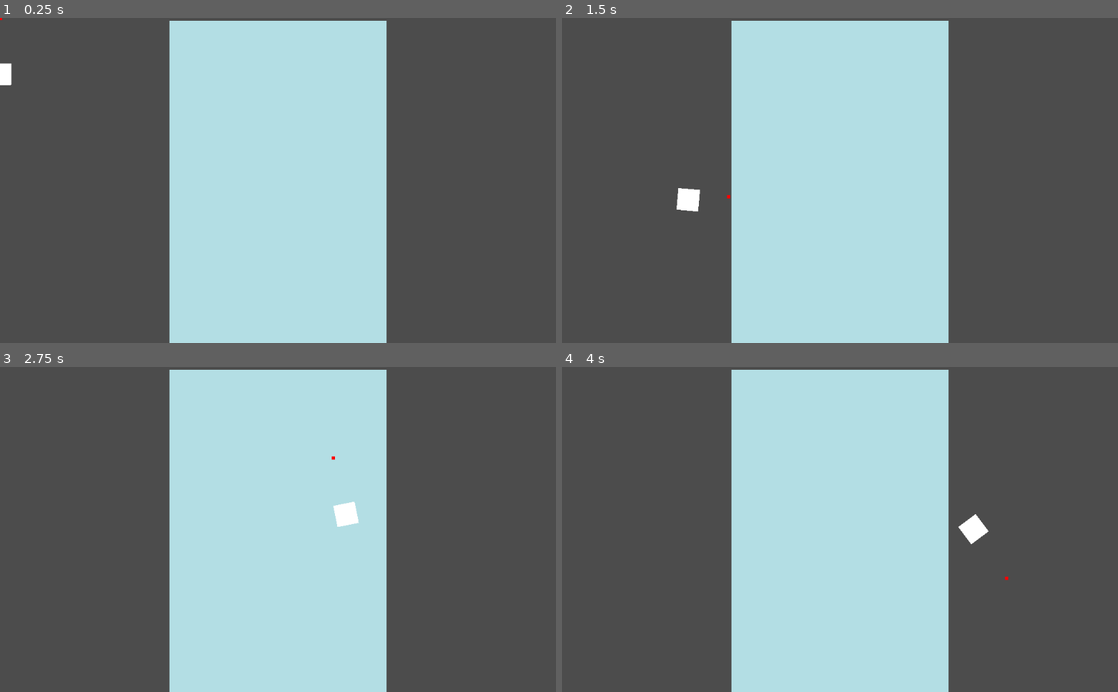
Above: before the commit, frames 1-4 (two rows, left to right).
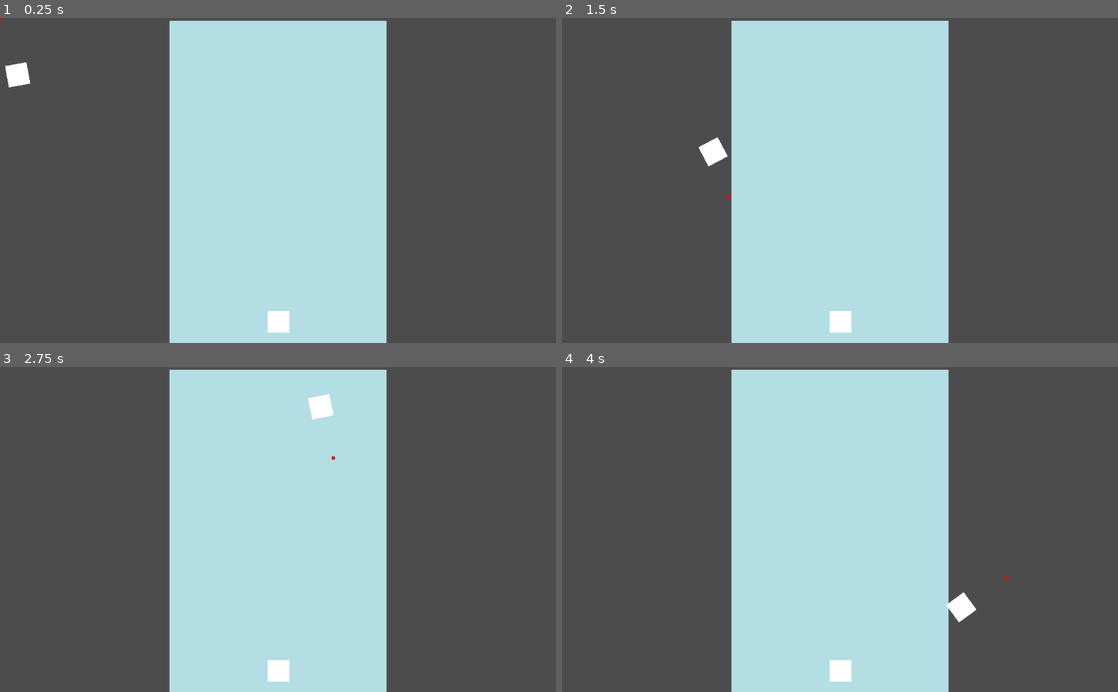
Above: after the commit, the same moments.

Repository: Nowan/DroneConstructor
Game: Godot game, scene res://TowerSnapping/TowerSnapping.tscn
Two runs of this game, one before a commit and one after it. Both use one fixed random seed, a clock stepped at 60 frames per second and the inputs below. This scene is started directly instead of the project's main scene.
Inputs (mouse positions are in pixels of both pictures, inside the frame that each line leads up to):
- Up to frame 1 (0.25 s): no input
- Up to frame 2 (1.5 s): move the mouse to (962, 164) at 0.52 s; press the mouse at (962, 164) at 0.53 s; move the mouse to (728, 196) at 1.27 s; release the mouse at (728, 196) at 1.28 s; click (728, 196) at 1.35 s
- Up to frame 3 (2.75 s): move the mouse to (333, 458) at 2.02 s; press the mouse at (333, 458) at 2.03 s
- Up to frame 4 (4 s): move the mouse to (812, 594) at 2.77 s; release the mouse at (812, 594) at 2.78 s; click (812, 594) at 2.85 s; move the mouse to (1006, 578) at 3.52 s; press the mouse at (1006, 578) at 3.53 s

The runs differ from the first frame. In frame 1, 0.6% of the frame differs, in the area x 0-53%, y 13-97%; in frame 2, 0.8%, in the area x 20-53%, y 36-97%; in frame 3, 0.8%; in frame 4, 0.8%.

Commit message:
implemented grapple block sensor area

Diff:
--- /dev/null
+++ b/TowerSnapping/GrappleBlock.gd
@@ -0,0 +1,16 @@
+extends RigidBody2D
+
+onready var collision_sensor = get_node("CollisionSensor");
+
+# Declare member variables here. Examples:
+# var a = 2
+# var b = "text"
+
+# Called when the node enters the scene tree for the first time.
+func _ready():
+
+	pass # Replace with function body.
+
+func _physics_process(dt):
+	print(collision_sensor.get_overlapping_bodies());
+	pass
--- /dev/null
+++ b/TowerSnapping/GrappleBlock.tscn
@@ -0,0 +1,19 @@
+[gd_scene load_steps=4 format=2]
+
+[ext_resource path="res://TowerSnapping/TowerBlock.tscn" type="PackedScene" id=1]
+[ext_resource path="res://TowerSnapping/GrappleBlock.gd" type="Script" id=2]
+
+[sub_resource type="RectangleShape2D" id=1]
+extents = Vector2( 40, 40 )
+
+[node name="GrappleBlock" instance=ExtResource( 1 )]
+collision_layer = 2
+collision_mask = 5
+script = ExtResource( 2 )
+
+[node name="CollisionSensor" type="Area2D" parent="." index="2"]
+collision_layer = 2
+collision_mask = 4
+
+[node name="CollisionShape2D" type="CollisionShape2D" parent="CollisionSensor" index="0"]
+shape = SubResource( 1 )
--- a/TowerSnapping/GrappleMover.gd
+++ b/TowerSnapping/GrappleMover.gd
@@ -1,6 +1,6 @@
 extends Node
 
-func _process(dt):
+func _physics_process(dt):
 	var mouse_position = get_viewport().get_mouse_position();
 	self.position.x = mouse_position.x;
 	self.position.y = mouse_position.y;
--- a/TowerSnapping/TowerBlock.tscn
+++ b/TowerSnapping/TowerBlock.tscn
@@ -3,7 +3,9 @@
 [sub_resource type="RectangleShape2D" id=1]
 extents = Vector2( 20, 20 )
 
-[node name="RigitBody2D" type="RigidBody2D"]
+[node name="TowerBlock" type="RigidBody2D"]
+collision_layer = 4
+mass = 300.0
 
 [node name="ColorRect" type="ColorRect" parent="."]
 margin_left = -20.0
--- a/TowerSnapping/TowerSnapping.tscn
+++ b/TowerSnapping/TowerSnapping.tscn
@@ -1,7 +1,8 @@
-[gd_scene load_steps=4 format=2]
+[gd_scene load_steps=5 format=2]
 
 [ext_resource path="res://TowerSnapping/GrappleMover.gd" type="Script" id=1]
-[ext_resource path="res://TowerSnapping/TowerBlock.tscn" type="PackedScene" id=2]
+[ext_resource path="res://TowerSnapping/GrappleBlock.tscn" type="PackedScene" id=2]
+[ext_resource path="res://TowerSnapping/TowerBlock.tscn" type="PackedScene" id=3]
 
 [sub_resource type="RectangleShape2D" id=1]
 extents = Vector2( 200, 10 )
@@ -15,13 +16,14 @@
 margin_bottom = 600.0
 color = Color( 0.705882, 0.87451, 0.898039, 1 )
 
-[node name="StaticBody2D" type="StaticBody2D" parent="."]
+[node name="Ground" type="StaticBody2D" parent="."]
 
-[node name="CollisionShape2D" type="CollisionShape2D" parent="StaticBody2D"]
+[node name="CollisionShape2D" type="CollisionShape2D" parent="Ground"]
 position = Vector2( 512.023, 590.283 )
 shape = SubResource( 1 )
 
 [node name="Grapple" type="Node2D" parent="."]
+position = Vector2( 511.921, 177.825 )
 script = ExtResource( 1 )
 
 [node name="ColorRect" type="ColorRect" parent="Grapple"]
@@ -33,9 +35,16 @@
 
 [node name="StaticBody2D" type="StaticBody2D" parent="Grapple"]
 
-[node name="PinJoint2D" type="PinJoint2D" parent="."]
+[node name="GrappleJoint" type="PinJoint2D" parent="."]
+position = Vector2( 511.921, 177.825 )
 node_a = NodePath("../Grapple/StaticBody2D")
-node_b = NodePath("../Node2D")
+node_b = NodePath("../GrappleBlock")
 
-[node name="Node2D" parent="." instance=ExtResource( 2 )]
-position = Vector2( 0.630249, 103.361 )
+[node name="GrappleBlock" parent="." instance=ExtResource( 2 )]
+position = Vector2( 512.52, 271.228 )
+collision_layer = 1
+
+[node name="Tower" type="Node" parent="."]
+
+[node name="TowerBlock" parent="Tower" instance=ExtResource( 3 )]
+position = Vector2( 512.52, 561.018 )
--- a/project.godot
+++ b/project.godot
@@ -27,6 +27,12 @@
  ]
 }
 
+[layer_names]
+
+2d_physics/layer_1="Player"
+2d_physics/layer_2="GrappleBlock"
+2d_physics/layer_3="TowerBlock"
+
 [rendering]
 
 environment/default_environment="res://default_env.tres"
